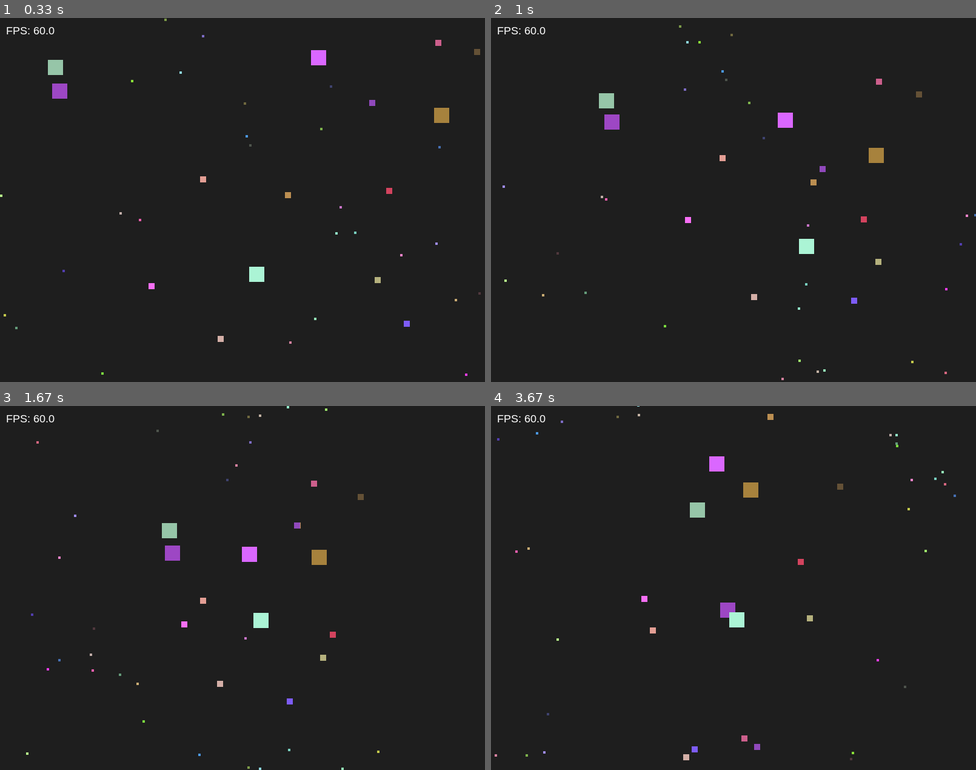
Above: before the commit, frames 1-4 (two rows, left to right).
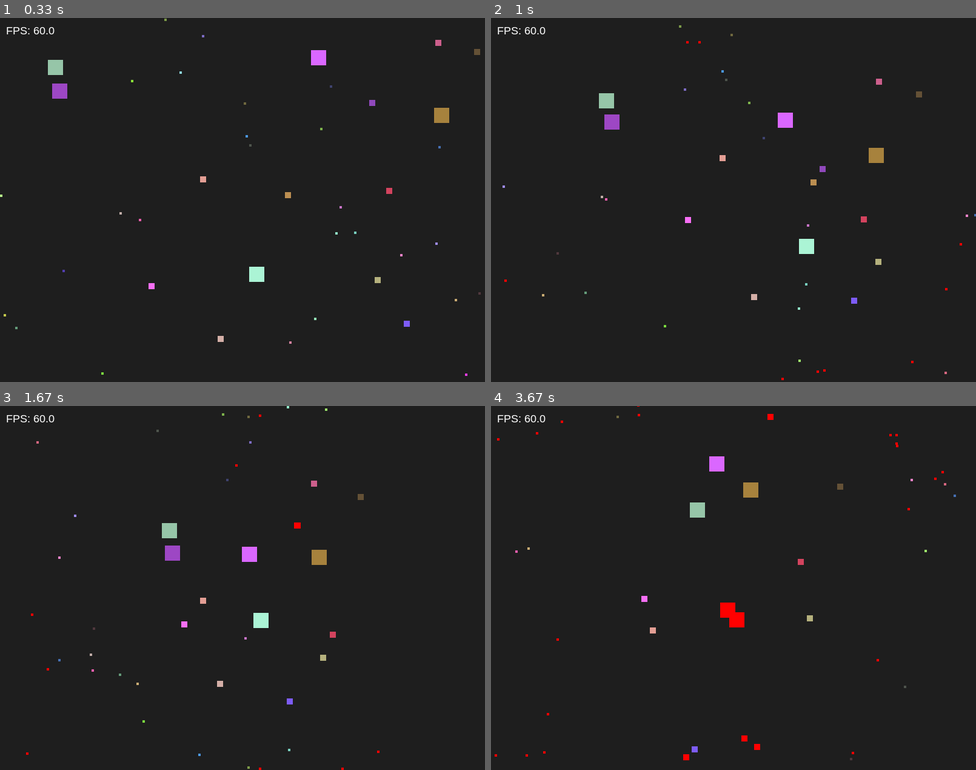
Above: after the commit, the same moments.

Repository: eliotjerusalmi/lab8-pygame
Game: pygame game, started from main.py
The game is run twice, just before and just after one commit, with the same random seed, the same clock (stepped at 60 frames per second) and the same inputs.
Inputs:
- Up to frame 1 (0.33 s): no input
- Up to frame 2 (1 s): no input
- Up to frame 3 (1.67 s): no input
- Up to frame 4 (3.67 s): no input

Frame 1 is identical in both runs. In frame 2, less than 0.1% of the frame differs, in the area x 2-98%, y 6-100%; in frame 3, less than 0.1%; in frame 4, 0.4%, in the area x 0-94%, y 0-98%.

Commit message:
exam: q4 - colision detection

Diff:
--- a/main.py
+++ b/main.py
@@ -37,7 +37,6 @@
             random.randint(50, 255),
         )
 
-        # Smaller squares move faster than bigger ones
         self.speed = max(60, 220 - self.size * 2)
 
         self.birth_time = pygame.time.get_ticks()
@@ -46,6 +45,14 @@
         self.vx = 0
         self.vy = 0
         self.set_random_direction()
+
+    def get_rect(self):
+        return pygame.Rect(
+            int(self.x),
+            int(self.y),
+            self.size,
+            self.size
+        )
 
     def is_expired(self, current_time):
         return current_time - self.birth_time >= self.lifespan_ms
@@ -59,13 +66,13 @@
         self.x += self.vx * delta_time
         self.y += self.vy * delta_time
 
-
+        # Screen wrapping horizontal
         if self.x > WIDTH:
             self.x = -self.size
         elif self.x + self.size < 0:
             self.x = WIDTH
 
-
+        # Screen wrapping vertical
         if self.y > HEIGHT:
             self.y = -self.size
         elif self.y + self.size < 0:
@@ -75,7 +82,7 @@
         pygame.draw.rect(
             surface,
             self.color,
-            (int(self.x), int(self.y), self.size, self.size)
+            self.get_rect()
         )
 
     def center(self):
@@ -124,14 +131,20 @@
                     square.vy = final_y * square.speed
 
 
+def check_collision(a: Square, b: Square) -> bool:
+    return a.get_rect().colliderect(b.get_rect())
+
+
 def vector_length(x, y):
     return math.hypot(x, y)
 
 
 def normalize_vector(x, y):
     length = vector_length(x, y)
+
     if length == 0:
         return 0, 0
+
     return x / length, y / length
 
 
@@ -207,6 +220,7 @@
         if current_time - last_direction_change >= DIRECTION_CHANGE_INTERVAL:
             for square in squares:
                 square.set_random_direction()
+
             last_direction_change = current_time
 
         handle_chasing(squares)
@@ -215,13 +229,22 @@
         for square in squares:
             square.move(delta_time)
 
+        # Collision detection
+        for i in range(len(squares)):
+            for j in range(i + 1, len(squares)):
+                if check_collision(squares[i], squares[j]):
+                    squares[i].color = (255, 0, 0)
+                    squares[j].color = (255, 0, 0)
+
         # Same size respawn
         new_squares = []
+
         for square in squares:
             if square.is_expired(current_time):
                 new_squares.append(Square(square.size))
             else:
                 new_squares.append(square)
+
         squares = new_squares
 
         SCREEN.fill(BACKGROUND_COLOR)
Not shown, changed: MY_EXAM.md
